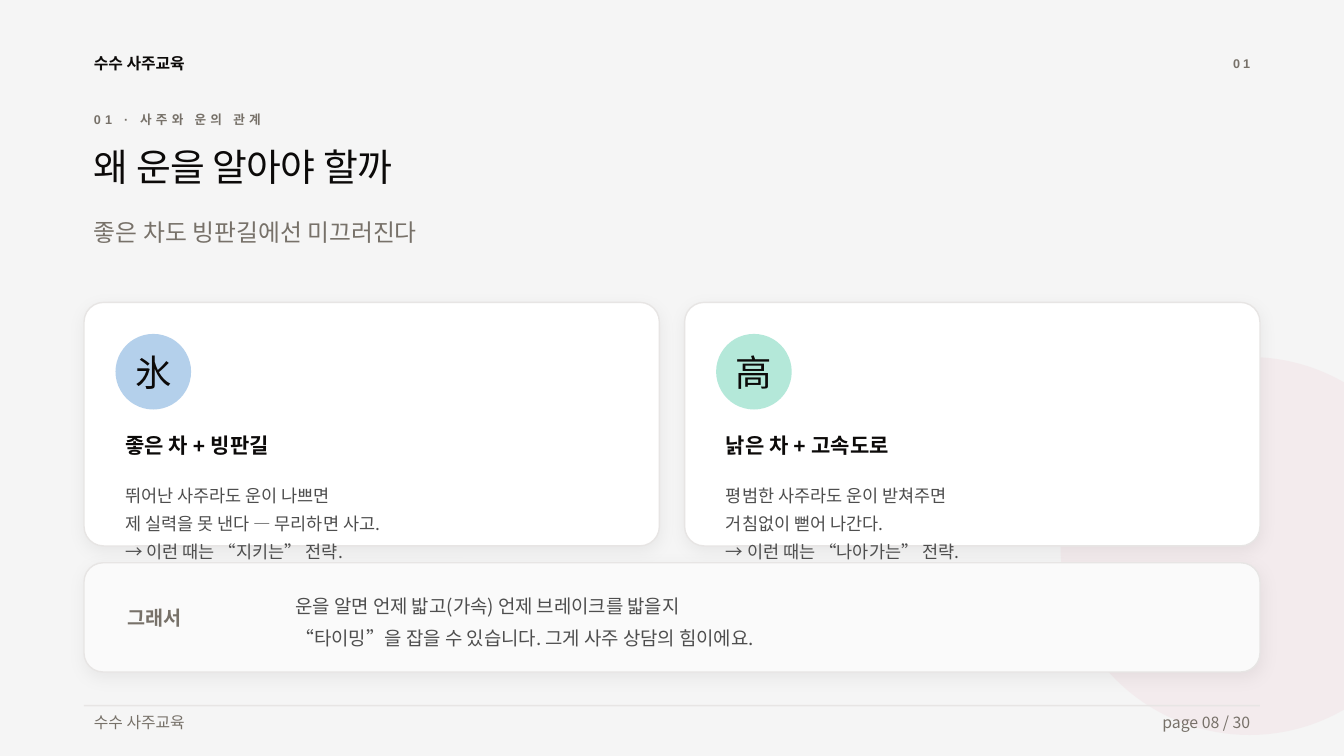
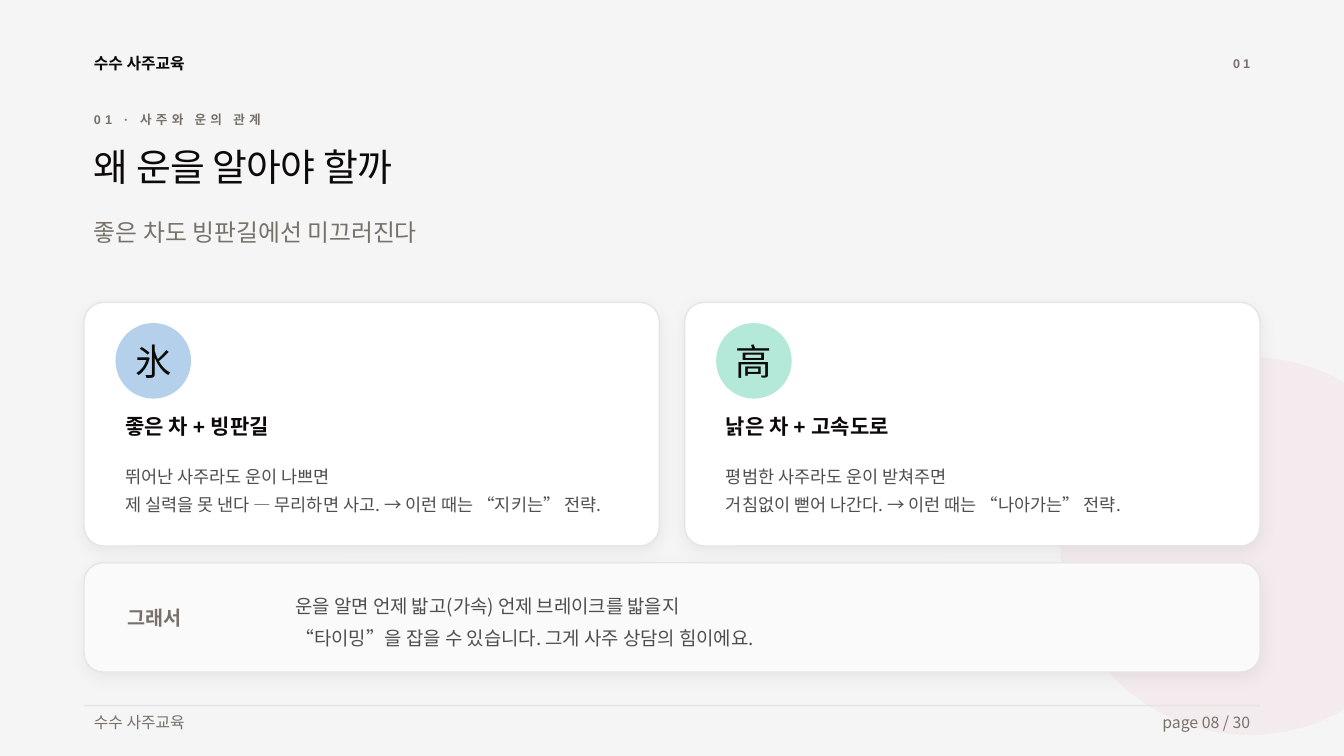
Before and after one commit to capshinsmg-blip/saju_youth, a slide deck: slide 8 of 사주교육_2회차.pptx. Drawn at 1344x756 pixels with LibreOffice and Linux fonts; fonts in the diff are those of the drawing. Boxes give left, top, right and bottom in pixels: in the first picture for what was removed or moved away, otherwise in the second. Text is boxed around its words. In the diff, an @@ line names an element or a change of style, - is before the commit and + after.

```diff
--- a/사주교육_2회차.pptx
+++ b/사주교육_2회차.pptx
@@ 2 texts, 2 ellipses: place and size @@
-2 texts, 2 ellipses at [116,334,791,409]
+2 texts, 2 ellipses at [116,323,791,398]
@@ 4 texts: place and size @@
-4 texts at [125,435,960,560]
+4 texts at [125,416,1121,513]
@@ text at [125,496,602,513]: text changed @@
-제 실력을 못 낸다 — 무리하면 사고.
-→ 이런 때는 “지키는” 전략.
+제 실력을 못 낸다 — 무리하면 사고. → 이런 때는 “지키는” 전략.
@@ text at [726,496,1121,513]: text changed @@
-거침없이 뻗어 나간다.
-→ 이런 때는 “나아가는” 전략.
+거침없이 뻗어 나간다. → 이런 때는 “나아가는” 전략.
```
Also in this commit, not shown: 4 other slides changed, 3 other files.
